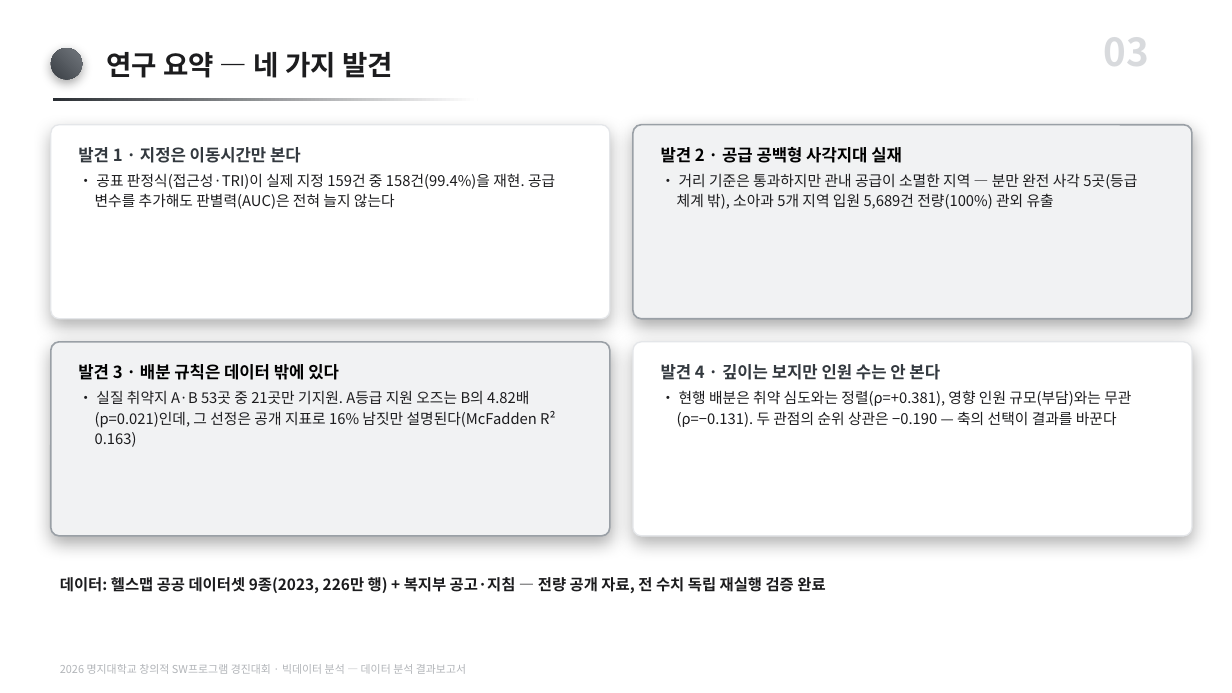
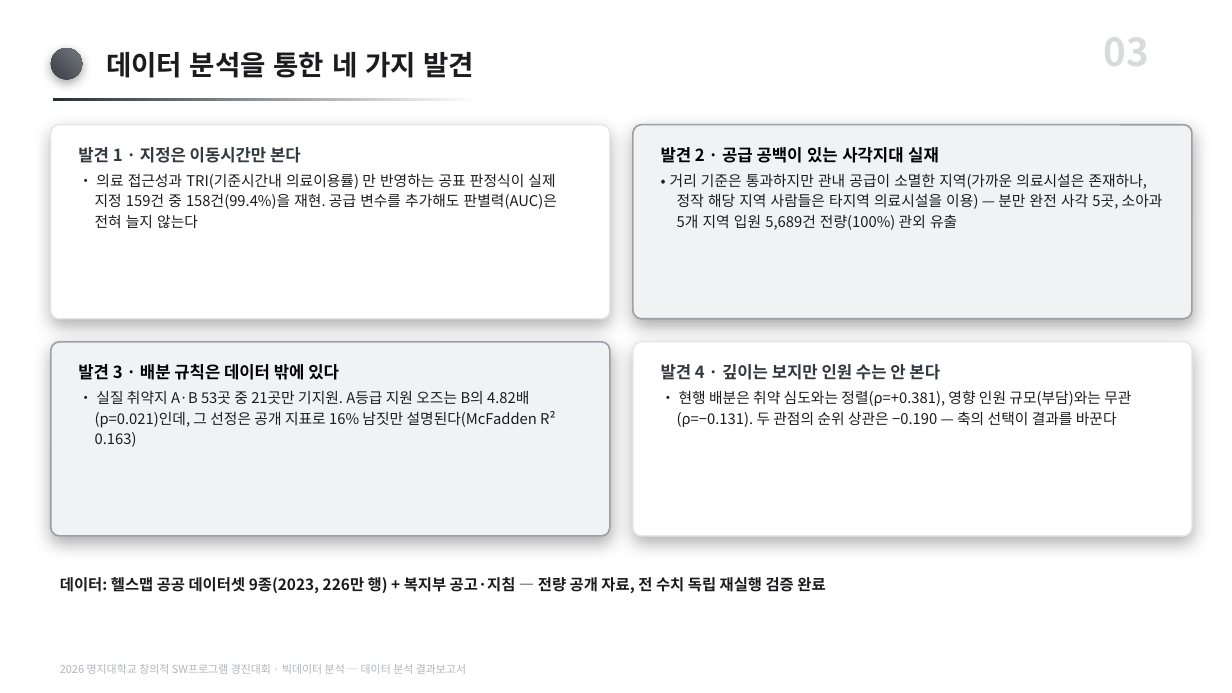
Before and after one commit to karvvan/maternity-care-policy-audit, a slide deck: slide 3 of 04_제출물/데이터분석_결과보고서.pptx. Drawn at 1232x693 pixels with LibreOffice and Linux fonts; fonts in the diff are those of the drawing. Boxes give left, top, right and bottom in pixels: in the first picture for what was removed or moved away, otherwise in the second. Text is boxed around its words. In the diff, an @@ line names an element or a change of style, - is before the commit and + after.

```diff
--- a/04_제출물/데이터분석_결과보고서.pptx
+++ b/04_제출물/데이터분석_결과보고서.pptx
@@ text at bbox=[106, 52, 475, 78]: text changed @@
-연구 요약 — 네 가지 발견
+데이터 분석을 통한 네 가지 발견
@@ text at bbox=[661, 147, 1163, 230]: text changed @@
-발견 2 · 공급 공백형 사각지대 실재
-• 거리 기준은 통과하지만 관내 공급이 소멸한 지역 — 분만 완전 사각 5곳(등급 체계 밖), 소아과 5개 지역 입원 5,689건 전량(100%) 관외 유출
+발견 2 · 공급 공백이 있는 사각지대 실재
+• 거리 기준은 통과하지만 관내 공급이 소멸한 지역(가까운 의료시설은 존재하나, 정작 해당 지역 사람들은 타지역 의료시설을 이용) — 분만 완전 사각 5곳, 소아과 5개 지역 입원 5,689건 전량(100%) 관외 유출
@@ text at bbox=[95, 173, 557, 228]: text changed @@
-• 공표 판정식(접근성·TRI)이 실제 지정 159건 중 158건(99.4%)을 재현. 공급 변수를 추가해도 판별력(AUC)은 전혀 늘지 않는다
+• 의료 접근성과 TRI(기준시간내 의료이용률) 만 반영하는 공표 판정식이 실제 지정 159건 중 158건(99.4%)을 재현. 공급 변수를 추가해도 판별력(AUC)은 전혀 늘지 않는다
```
Also in this commit, not shown: 1 other slide changed, 2 other files.
